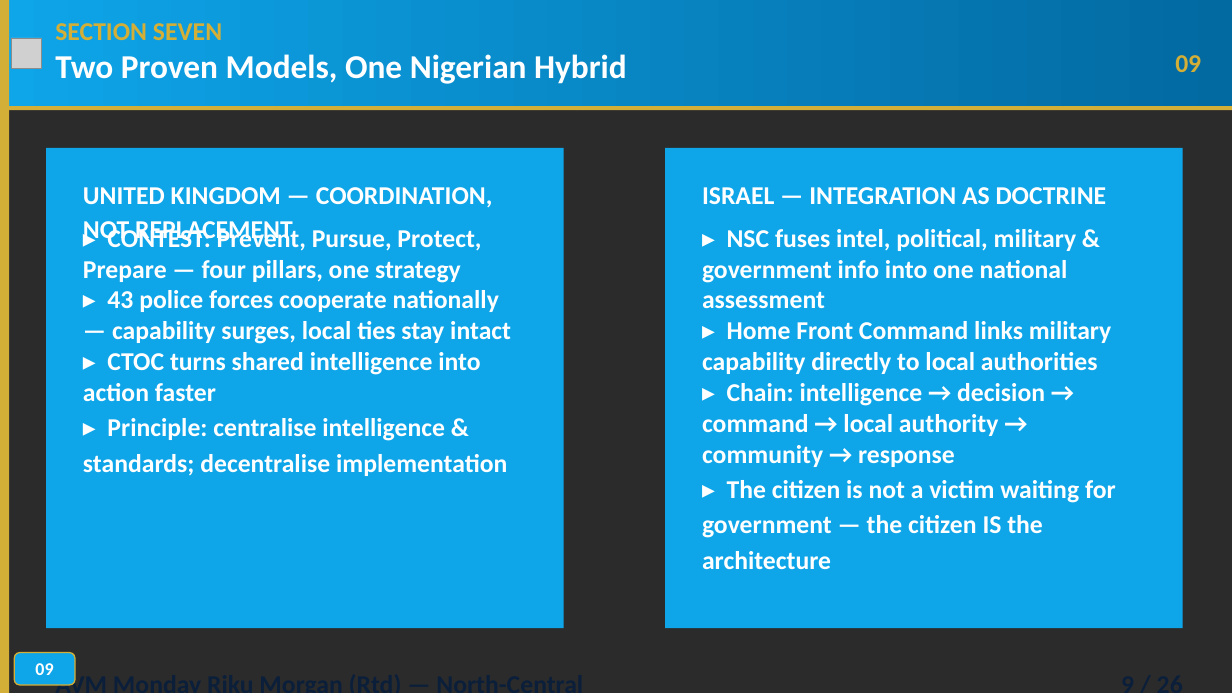
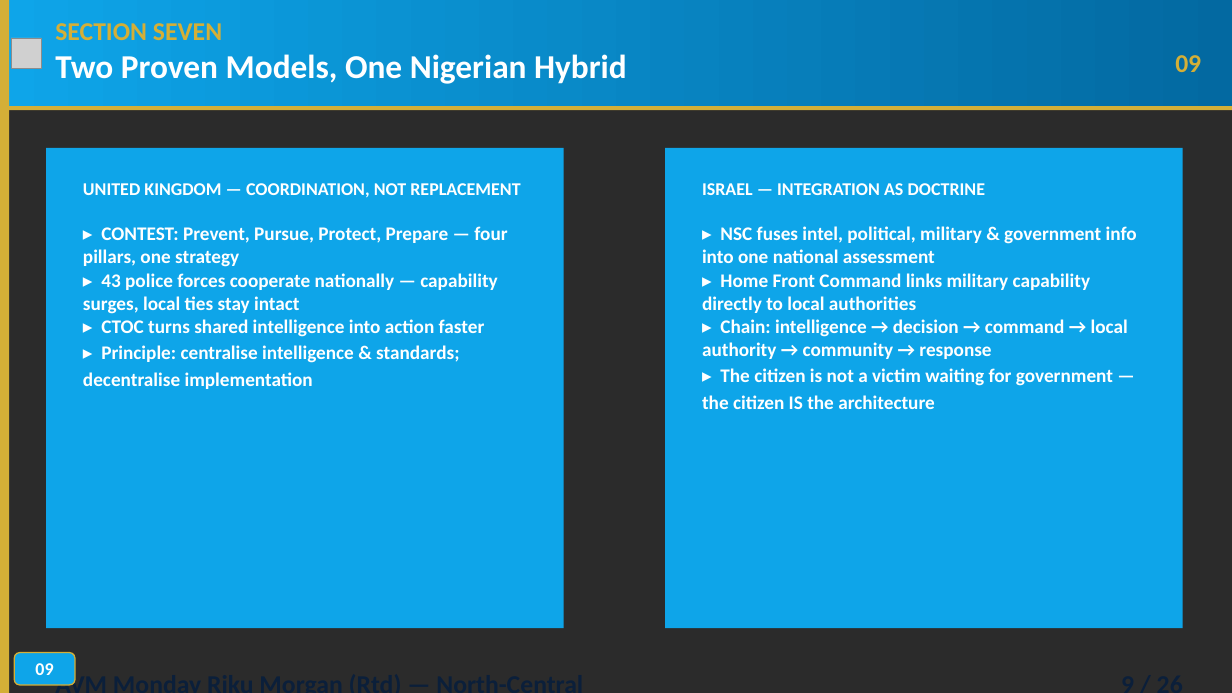
Before and after one commit to TOMDEGGS/BETONIQ-WEST-, a slide deck: slide 9 of avm_morgan_docs/AVM_MORGAN_SECURITY_KEYNOTE_ADDRESS_V4_MOD_AUG31.pptx. Drawn at 1232x693 pixels with LibreOffice and Linux fonts; fonts in the diff are those of the drawing; grey boxes stand for pictures; background and template pictures are left out; a plain dark background stands for a picture behind light text. Boxes give left, top, right and bottom in pixels: in the first picture for what was removed or moved away, otherwise in the second. Text is boxed around its words. In the diff, an @@ line names an element or a change of style, - is before the commit and + after.

Commit message:
Fix slides 7, 9, 10: numbered list overlap, header/bullet collision, footer overflow (SHAPE_TO_FIT_TEXT autosize bug)

```diff
--- a/avm_morgan_docs/AVM_MORGAN_SECURITY_KEYNOTE_ADDRESS_V4_MOD_AUG31.pptx
+++ b/avm_morgan_docs/AVM_MORGAN_SECURITY_KEYNOTE_ADDRESS_V4_MOD_AUG31.pptx
@@ text "UNITED KINGDOM — COORDINATION, NOT ..." at <box>83,183,520,198</box>: size 20 to 14 pt @@
@@ text "ISRAEL — INTEGRATION AS DOCTRINE" at <box>702,183,986,195</box>: size 20 to 14 pt @@
@@ text "▸ CONTEST: Prevent, Pursue, Protect, ..." at <box>83,226,507,389</box>: size 20 to 15 pt @@
@@ text "▸ NSC fuses intel, political, ..." at <box>702,226,1137,409</box>: size 20 to 15 pt @@
```
Also in this commit, not shown: 2 other slides changed.
